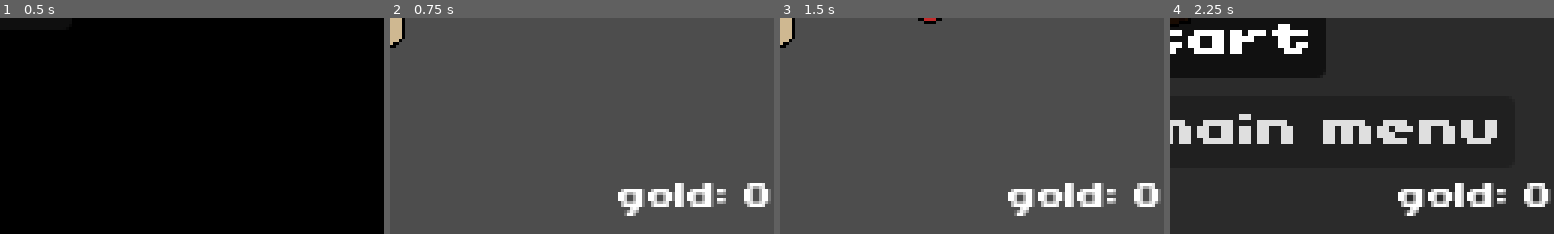
Above: before the commit, frames 1-4 (left to right).
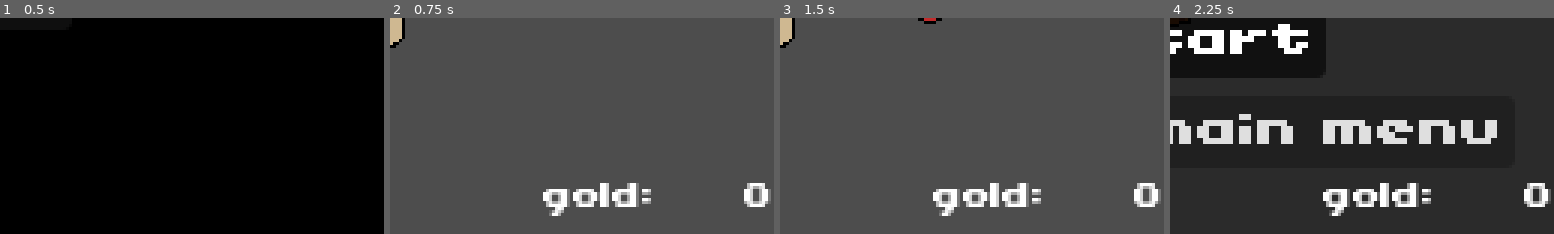
Above: after the commit, the same moments.

Repository: OliveADay/eggwatch
Game: Godot game, scene res://main_menu.tscn
Two runs of this game, one before a commit and one after it. Both use one fixed random seed, a clock stepped at 60 frames per second and the inputs below.
Inputs (mouse positions are % of the whole screen's width and height, from its top left):
- Up to frame 1 (0.5 s): no input
- Up to frame 2 (0.75 s): click "play" at 0.5 s
- Up to frame 3 (1.5 s): move the mouse to (72, 45) at 1.27 s; click (72, 45) at 1.42 s
- Up to frame 4 (2.25 s): move the mouse to (30, 55) at 2.02 s; click (30, 55) at 2.17 s
The pictures show only the part of the screen within x 50-100%, y 50-100%; the shares and areas given below are measured in that part.

Frame 1 is identical in both runs. In frame 2, 3.6% of the frame differs, in the area x 39-88%, y 76-92%; in frame 3, 3.6%; in frame 4, 3.7%.

Commit message:
explode nearly done

Diff:
--- a/bomb.gd
+++ b/bomb.gd
@@ -1,12 +1,18 @@
 extends Area2D
+var exploding = false
 
+func _process(delta: float) -> void:
+	if exploding:
+		for body in get_overlapping_bodies():
+			body.coined.emit()
+			body.queue_free()
 
 func _on_timer_timeout() -> void:
 	$Sprite2D.frame = 1
-	for body in get_overlapping_bodies():
-		body.queue_free()
+	exploding = true
 	$explod_hold.start()
 
 
 func _on_explod_hold_timeout() -> void:
+	exploding = false
 	queue_free()
--- a/bomb.tscn
+++ b/bomb.tscn
@@ -4,11 +4,14 @@
 [ext_resource type="Texture2D" uid="uid://clrbjf3gya3bc" path="res://bomb-Sheet.png" id="1_573fp"]
 
 [sub_resource type="RectangleShape2D" id="RectangleShape2D_4fn8o"]
-size = Vector2(41, 37)
+size = Vector2(51, 50)
+
+[sub_resource type="RectangleShape2D" id="RectangleShape2D_nfxiy"]
+size = Vector2(8, 8)
 
 [node name="Bomb" type="Area2D" unique_id=441117945]
 position = Vector2(107, 40)
-collision_layer = 0
+collision_layer = 2
 collision_mask = 2
 script = ExtResource("1_4fn8o")
 metadata/_edit_group_ = true
@@ -17,18 +20,29 @@
 texture_filter = 1
 texture = ExtResource("1_573fp")
 hframes = 2
+frame = 1
 
 [node name="CollisionShape2D" type="CollisionShape2D" parent="." unique_id=2115479228]
-position = Vector2(0.5, 0.5)
+position = Vector2(1.5, 2)
 shape = SubResource("RectangleShape2D_4fn8o")
 
 [node name="explod_main" type="Timer" parent="." unique_id=70842187]
+wait_time = 0.001
 one_shot = true
 autostart = true
 
 [node name="explod_hold" type="Timer" parent="." unique_id=693201760]
-wait_time = 0.4
+wait_time = 5.0
 one_shot = true
+
+[node name="egg_killer" type="RigidBody2D" parent="." unique_id=369660260]
+collision_layer = 16384
+collision_mask = 0
+gravity_scale = 0.0
+
+[node name="CollisionShape2D" type="CollisionShape2D" parent="egg_killer" unique_id=62065674]
+position = Vector2(-1, 2)
+shape = SubResource("RectangleShape2D_nfxiy")
 
 [connection signal="timeout" from="explod_main" to="." method="_on_timer_timeout"]
 [connection signal="timeout" from="explod_hold" to="." method="_on_explod_hold_timeout"]
--- a/hammer.gd
+++ b/hammer.gd
@@ -4,15 +4,13 @@
 var cooldown_current = 0
 var released = true
 var first = false
-var coin_ref = preload("res://coin.tscn")
-signal coined(amount)
 
 func _process(delta: float) -> void:
 	position = get_global_mouse_position()
 	if Input.is_mouse_button_pressed(MOUSE_BUTTON_LEFT) and cooldown_current <= 0:
 		$Sprite2D.rotation = 30
 		if has_overlapping_bodies() and not first:
-			spawn_coins()
+			get_overlapping_bodies()[0].coined.emit()
 			get_overlapping_bodies()[0].queue_free()
 			first = true
 		released = true
@@ -23,12 +21,3 @@
 		$Sprite2D.rotation = 0
 		cooldown_current-=delta
 		released = true
-func spawn_coins():
-	var total = 0
-	print("exit")
-	for i in range(0,randi_range(1,2)):
-		var coin = coin_ref.instantiate()
-		get_tree().root.add_child(coin)
-		coin.position = position
-		total+=1
-	coined.emit(total)
--- a/knife.gd
+++ b/knife.gd
@@ -1,10 +1,13 @@
 extends RigidBody2D
 @export var SPEED = 2
 var egg:Node2D
+var coin_ref = preload("res://coin.tscn")
+signal coined(amount)
 
 
 func _ready() -> void:
 	egg = get_tree().get_first_node_in_group("egg")
+	coined.connect(spawn_coins)
 
 func _process(delta: float) -> void:
 	if egg == null:
@@ -14,3 +17,13 @@
 func _physics_process(delta: float) -> void:
 	var vec = Vector2(egg.position.x-position.x,egg.position.y-position.y)
 	move_and_collide(vec.normalized()*SPEED)
+
+func spawn_coins():
+	var total = 0
+	print("exit")
+	for i in range(0,randi_range(1,2)):
+		var coin = coin_ref.instantiate()
+		get_tree().root.add_child(coin)
+		coin.position = position
+		total+=1
+	coined.emit(total)
--- a/knife_spawner.gd
+++ b/knife_spawner.gd
@@ -12,6 +12,8 @@
 signal done
 var knifes = []
 var coins = 0
+var score = 0
+var explosions = []
 
 @export var INTERVAL_MAX = 5
 var interval_current = 0
@@ -27,16 +29,19 @@
 		knifes.append(knife)
 		get_tree().root.add_child(knife)
 		knife.position = generate_position()
+		knife.coined.connect(_on_hammer_coined)
 		interval_current = INTERVAL_MAX
 		if INTERVAL_MAX > 0.5:
 			INTERVAL_MAX*=0.95
 	else:
 		interval_current-=delta
-	if Input.is_mouse_button_pressed(MOUSE_BUTTON_RIGHT) and coins >=3:
+	if Input.is_mouse_button_pressed(MOUSE_BUTTON_RIGHT) and coins >= 3:
 		var bomb = bomb_ref.instantiate()
+		explosions.append(bomb)
 		get_tree().root.add_child(bomb)
 		bomb.position = get_global_mouse_position()
 		coins-=3
+	$CanvasLayer2/Label.text = "gold: "+str(coins)
 
 
 func generate_position():
@@ -84,6 +89,11 @@
 			knifes.erase(knife)
 		else:
 			knife.queue_free()
+	for explosion in explosions:
+		if explosion==null:
+			explosions.erase(explosion)
+		else:
+			explosion.queue_free()
 
 
 func _on_back_mm_pressed() -> void:
@@ -94,4 +104,3 @@
 
 func _on_hammer_coined(amount: Variant) -> void:
 	coins+=amount
-	$CanvasLayer2/Label.text = "gold: "+str(coins)
--- a/world.tscn
+++ b/world.tscn
@@ -22,7 +22,7 @@
 [node name="egg" type="Area2D" parent="." unique_id=502374342 groups=["egg"]]
 position = Vector2(124, 71)
 collision_layer = 0
-collision_mask = 2
+collision_mask = 16386
 monitorable = false
 metadata/_edit_group_ = true
 
@@ -97,17 +97,16 @@
 
 [node name="Label" type="Label" parent="CanvasLayer2" unique_id=1385794001]
 texture_filter = 1
-offset_left = 204.0
+offset_left = 179.0
 offset_top = 121.0
 offset_right = 256.0
 offset_bottom = 144.0
 text = "gold: 0"
 label_settings = ExtResource("5_dwbse")
-horizontal_alignment = 1
+horizontal_alignment = 3
 vertical_alignment = 1
 
 [connection signal="body_entered" from="egg" to="." method="_on_egg_body_entered"]
-[connection signal="coined" from="hammer" to="." method="_on_hammer_coined"]
 [connection signal="body_entered" from="egg_out" to="." method="_on_egg_out_body_entered"]
 [connection signal="pressed" from="CanvasLayer/restart" to="." method="_on_restart_pressed"]
 [connection signal="pressed" from="CanvasLayer/back_mm" to="." method="_on_back_mm_pressed"]
